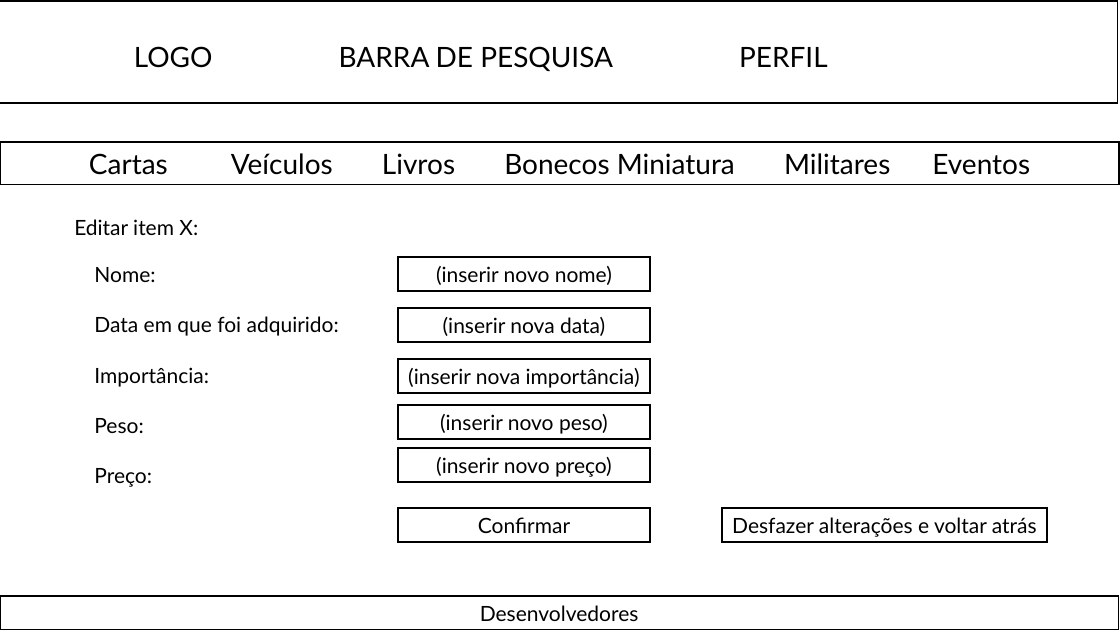
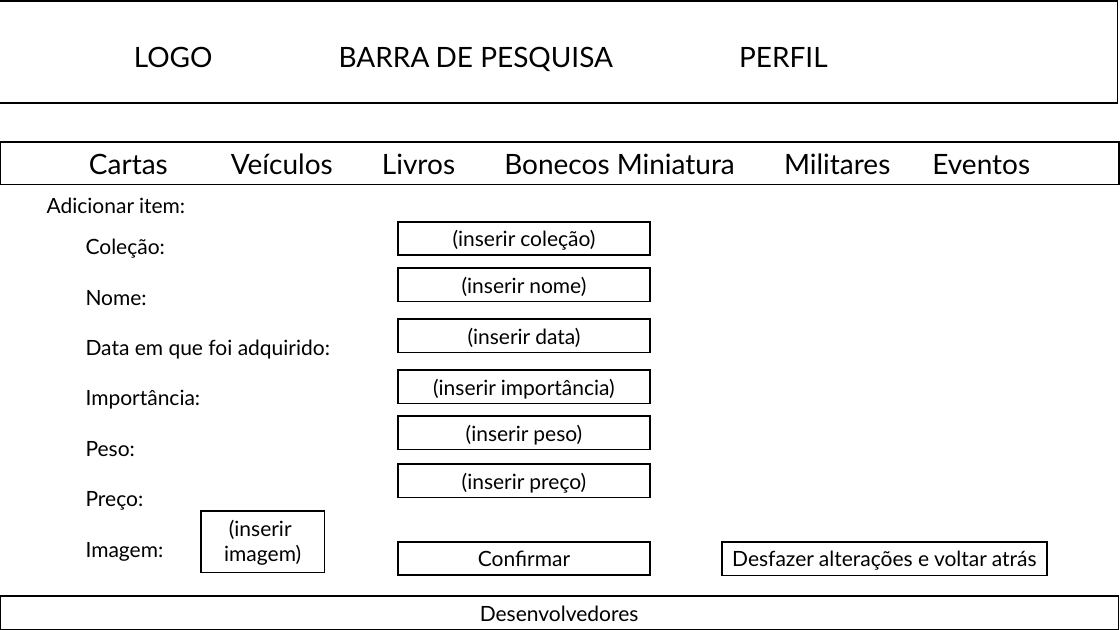
Before and after one commit to diogo-tavares/EIS_2526-G2_MEEC, a slide deck: slide 13 of SIE_mockups.pptx (slide 12 before the commit). Drawn at 1120x630 pixels with LibreOffice and Linux fonts; fonts in the diff are those of the drawing. Boxes give left, top, right and bottom in pixels: in the first picture for what was removed or moved away, otherwise in the second. Text is boxed around its words. In the diff, an @@ line names an element or a change of style, - is before the commit and + after.

```diff
--- a/SIE_mockups.pptx
+++ b/SIE_mockups.pptx
@@ text at <box>47,197,185,213</box>: text changed @@
-Editar item X:
+Adicionar item:
@@ text "Coleção:": place and size @@
-text "Coleção:" at <box>94,267,339,487</box>
+text "Coleção:" at <box>86,238,330,561</box>
@@ text at <box>86,238,165,258</box>: paragraph added @@
+Coleção:
@@ rectangle added at <box>398,222,650,255</box>, fill #FFFFFF, outline #000000 1.5 pt, 18 pt, text #000000 @@
+(inserir coleção)
@@ text in rectangle at <box>462,277,586,296</box>: text changed @@
-(inserir novo nome)
+(inserir nome)
@@ text in rectangle at <box>468,328,580,347</box>: text changed @@
-(inserir nova data)
+(inserir data)
@@ text in rectangle at <box>433,379,615,399</box>: text changed @@
-(inserir nova importância)
+(inserir importância)
@@ 4 rectangles: place and size @@
-4 rectangles at <box>398,257,650,439</box>
+4 rectangles at <box>398,268,650,450</box>
@@ text in rectangle at <box>466,425,582,445</box>: text changed @@
-(inserir novo peso)
+(inserir peso)
@@ rectangle "(inserir preço)": place and size @@
-rectangle "(inserir preço)" at <box>398,449,650,482</box>
+rectangle "(inserir preço)" at <box>398,464,650,497</box>
@@ text in rectangle at <box>462,473,586,493</box>: text changed @@
-(inserir novo preço)
+(inserir preço)
@@ rectangle added at <box>201,512,324,573</box>, fill #FFFFFF, outline #000000 1.5 pt, 18 pt, text #000000 @@
+(inserir
+imagem)
@@ text at <box>86,542,164,561</box>: paragraph added @@
+Imagem:
@@ rectangle "Confirmar": place and size @@
-rectangle "Confirmar" at <box>398,508,650,542</box>
+rectangle "Confirmar" at <box>398,542,650,576</box>
@@ rectangle "Desfazer alterações e voltar atrás": place and size @@
-rectangle "Desfazer alterações e voltar atrás" at <box>723,508,1048,542</box>
+rectangle "Desfazer alterações e voltar atrás" at <box>723,542,1048,576</box>
```
Also in this commit, not shown: 5 other slides changed, 5 slides added.
